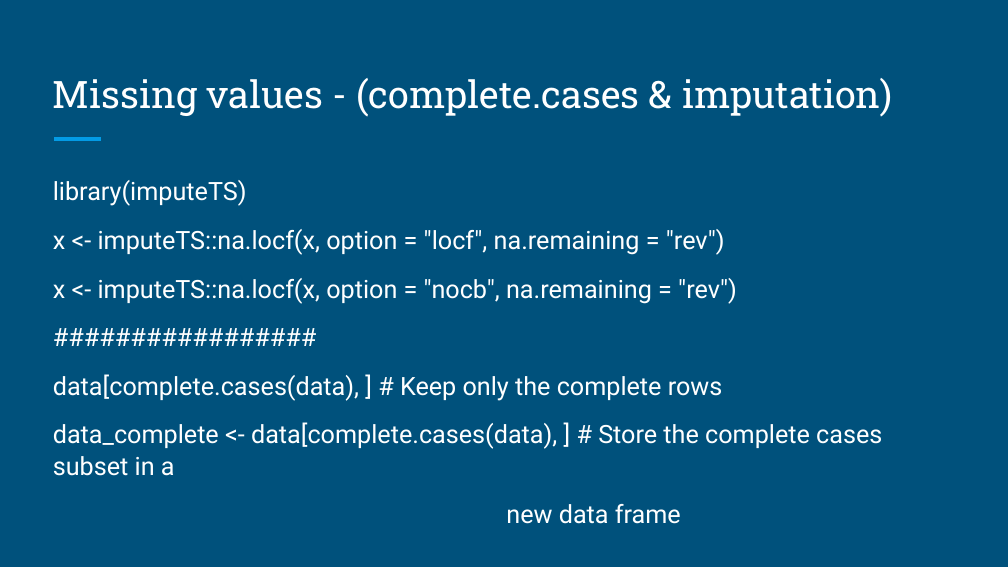
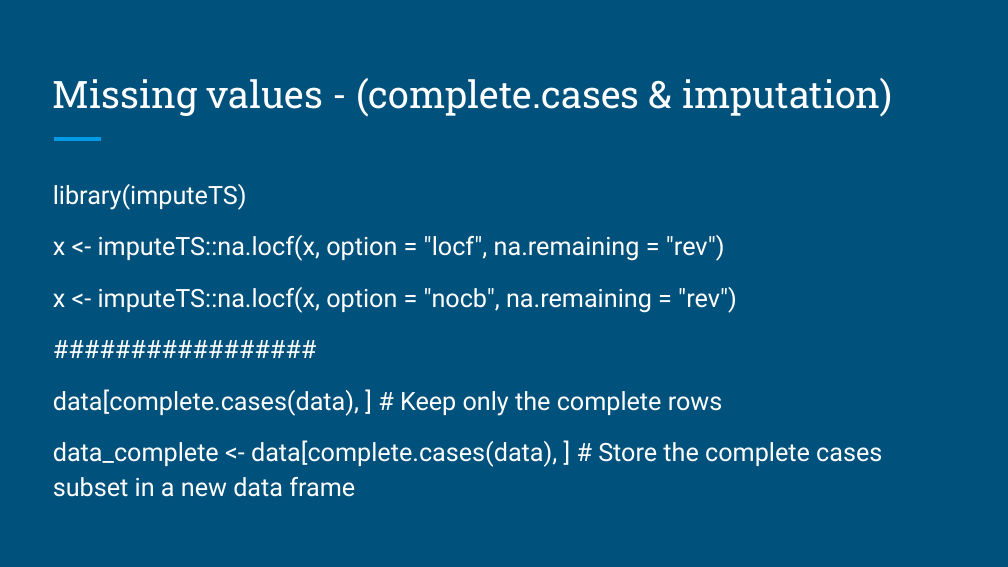
Before and after one commit to brandonyph/APB-Workshop-DataAnalyticsEssentials, a slide deck: slide 17 of Week6-Tidying-Data/W6-Tidying Data.pptx. Drawn at 1008x567 pixels with LibreOffice and Linux fonts; fonts in the diff are those of the drawing. Boxes give left, top, right and bottom in pixels: in the first picture for what was removed or moved away, otherwise in the second. Text is boxed around its words. In the diff, an @@ line names an element or a change of style, - is before the commit and + after.

```diff
--- a/Week6-Tidying-Data/W6-Tidying Data.pptx
+++ b/Week6-Tidying-Data/W6-Tidying Data.pptx
@@ text at bbox=[53, 184, 737, 416]: line spacing 1.05 to 1.15 @@
@@ text at bbox=[53, 440, 882, 497]: text changed @@
-data_complete <- data[complete.cases(data), ] # Store the complete cases subset in a
-new data frame
+data_complete <- data[complete.cases(data), ] # Store the complete cases subset in a new data frame
```
Also in this commit, not shown: 7 other slides changed, 2 other files.
